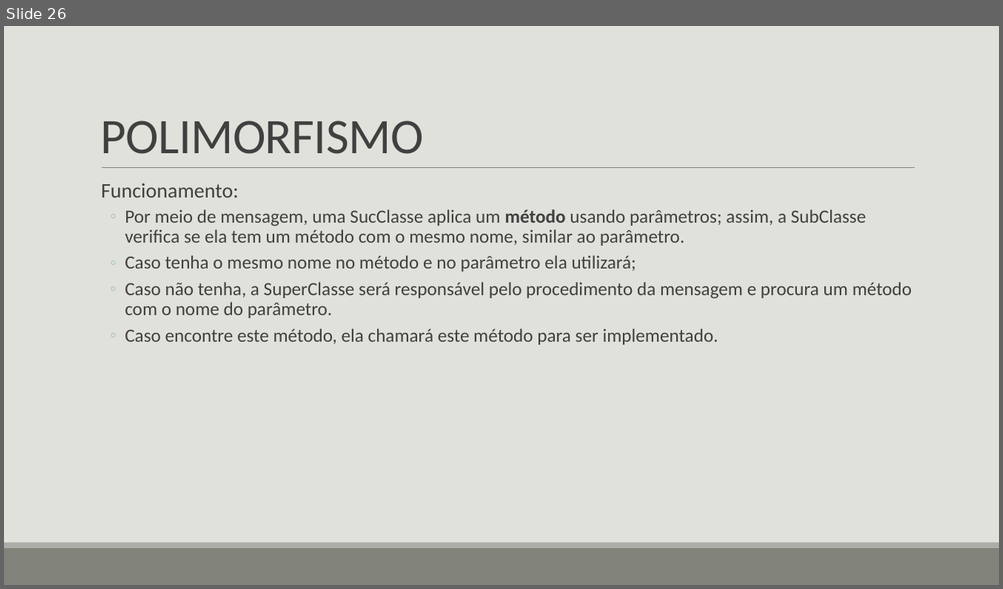
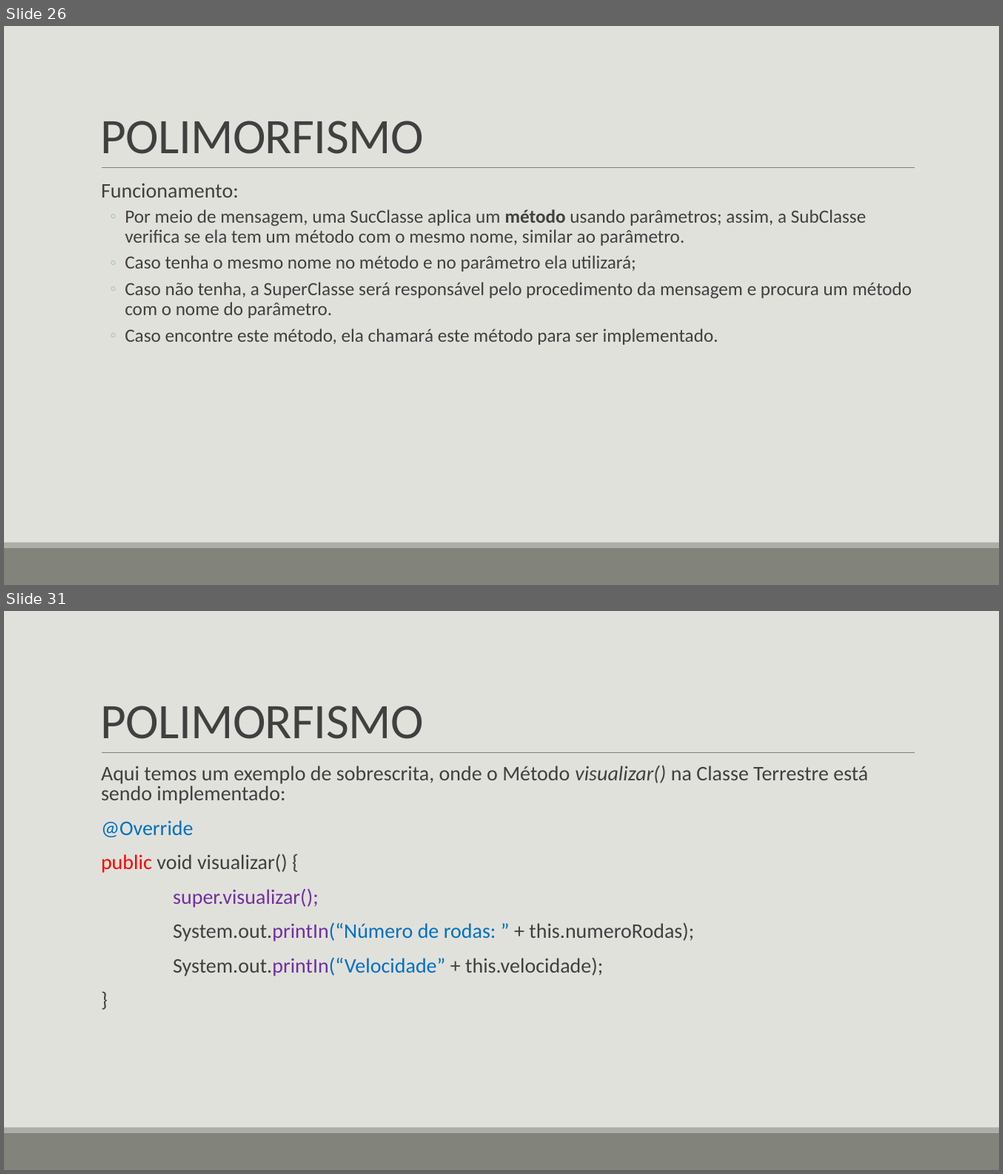
Before and after one commit to LucasHerculanoAmaro/Minhas-Aulas, a slide deck: Euripedes Simões de Paula/Java/Programação Orientada a Objetos 2/Programação Orientada a Objetos 2.pptx. Shown one above the other, each under a label of ours: slide 26 before the commit, slides 26 and 31 after it; the slides between them are not shown. The pictures are 1003x589 and 1003x1174 pixels, drawn with LibreOffice and Linux fonts; fonts in the diff are those of the drawing. Boxes give left, top, right and bottom in pixels: in the first picture for what was removed or moved away, otherwise in the second. Text is boxed around its words. In the diff, an @@ line names an element or a change of style, - is before the commit and + after.

```diff
--- a/Euripedes Simões de Paula/Java/Programação Orientada a Objetos 2/Programação Orientada a Objetos 2.pptx
+++ b/Euripedes Simões de Paula/Java/Programação Orientada a Objetos 2/Programação Orientada a Objetos 2.pptx
@@ slide 31 added at [4,611,999,1170], background #E1E1DB; not listed: 3 template elements that a slide beside it also shows @@
@@ title added at [101,706,424,739], 48 pt, text #404040 @@
+POLIMORFISMO
@@ text added at [101,766,868,977], 20 pt, text #404040 @@
+  Aqui temos um exemplo de sobrescrita, onde o Método visualizar() na Classe Terrestre está sendo implementado:
+  @Override
+  public void visualizar() {
+  super.visualizar();
+  System.out.printIn(“Número de rodas: ” + this.numeroRodas);
+  System.out.printIn(“Velocidade” + this.velocidade);
+  }
```
Also in this commit, not shown: 4 slides changed, 5 other slides added.
